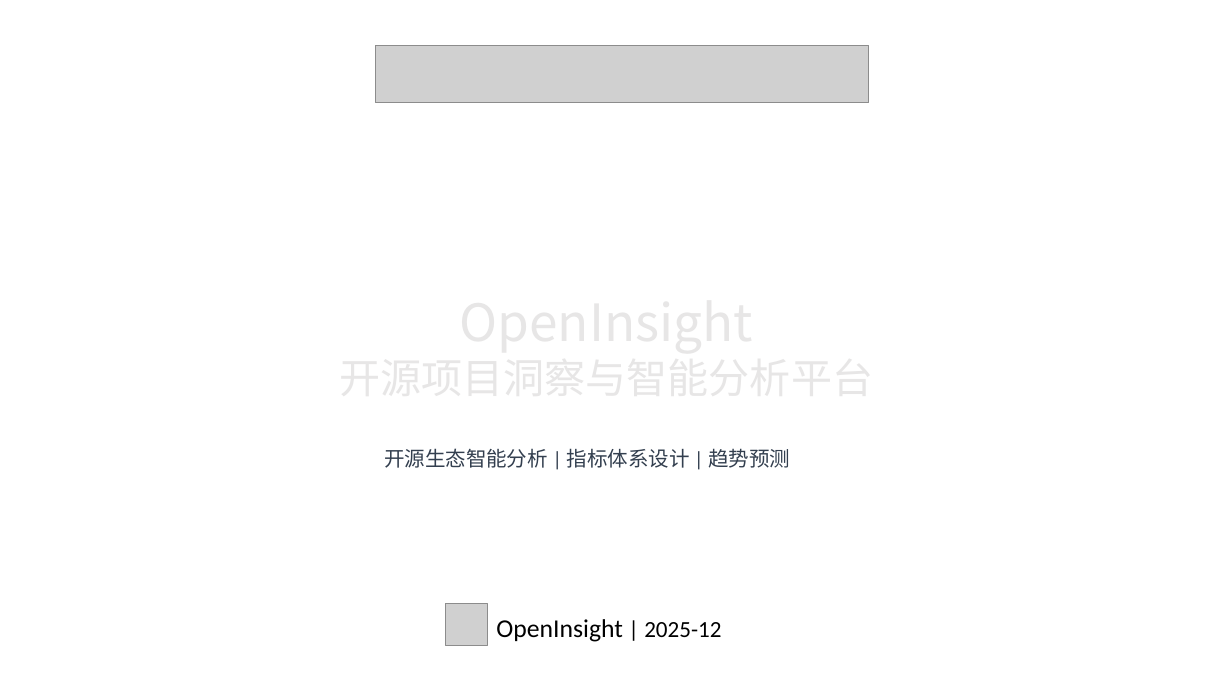
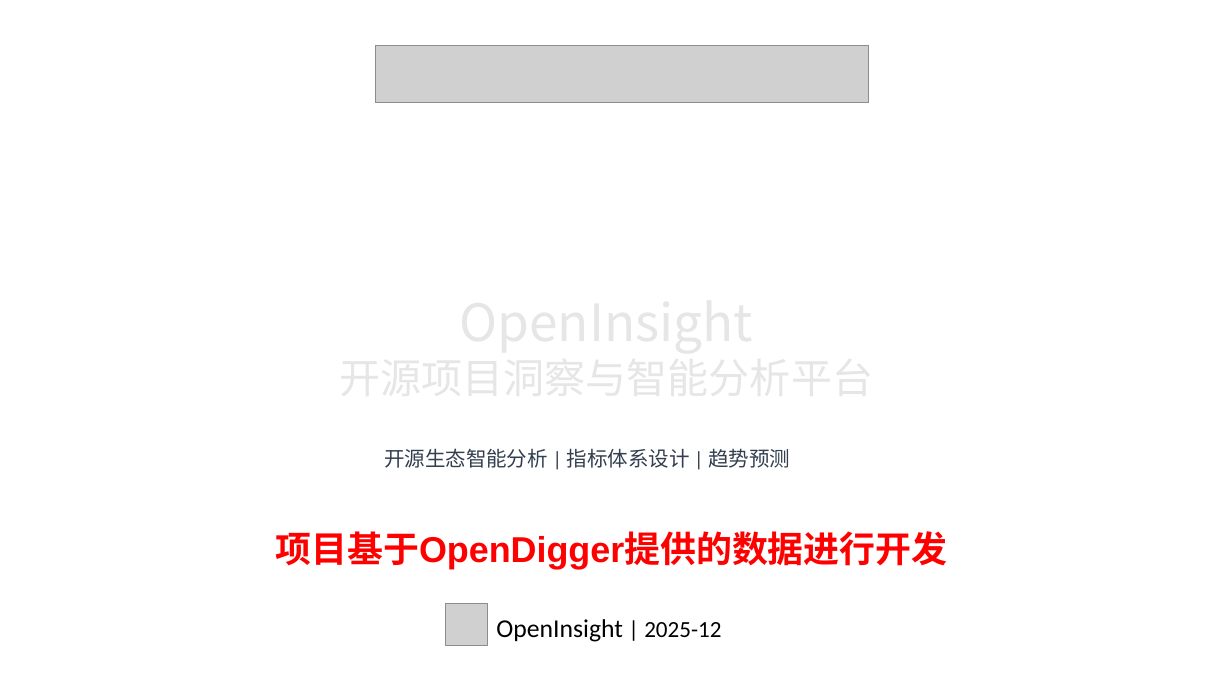
Before and after one commit to jhzhou002/OpenInsight, a slide deck: slide 1 of OpenInsight-初赛-OpenInsight.pptx. Drawn at 1232x693 pixels with LibreOffice and Linux fonts; fonts in the diff are those of the drawing; grey boxes stand for pictures; background and template pictures are left out. Boxes give left, top, right and bottom in pixels: in the first picture for what was removed or moved away, otherwise in the second. Text is boxed around its words. In the diff, an @@ line names an element or a change of style, - is before the commit and + after.

```diff
--- a/OpenInsight-初赛-OpenInsight.pptx
+++ b/OpenInsight-初赛-OpenInsight.pptx
@@ text added at (276,531,948,570), 28 pt, text #FF0000, bold @@
+项目基于OpenDigger提供的数据进行开发
```
Also in this commit, not shown: 2 other files.
